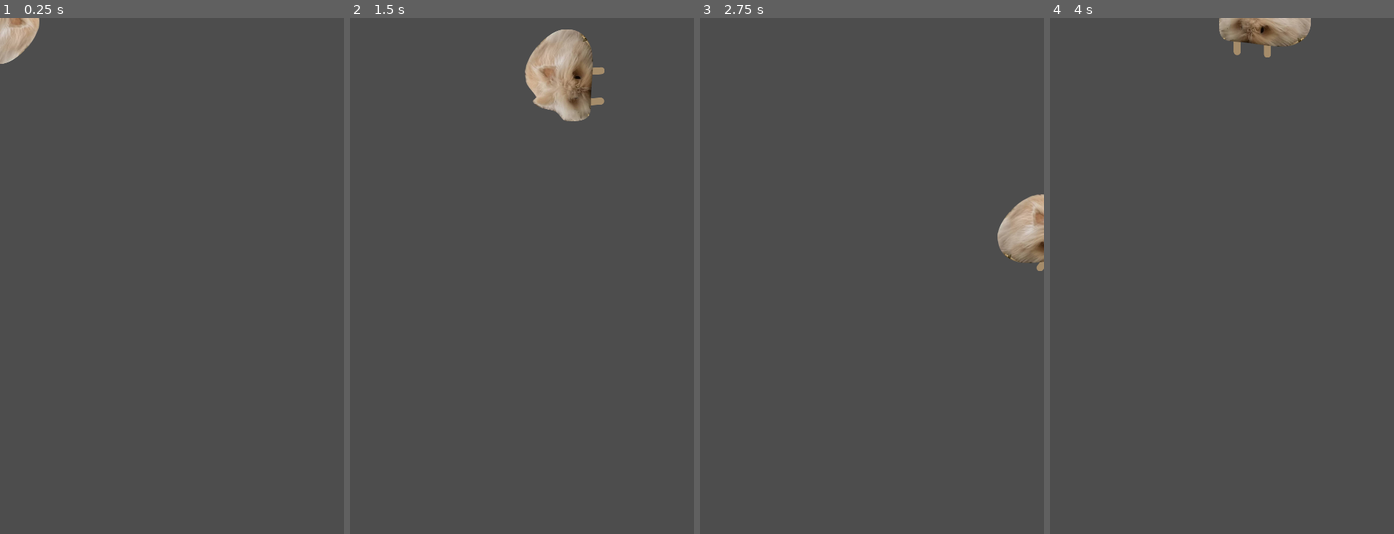
Above: before the commit, frames 1-4 (left to right).
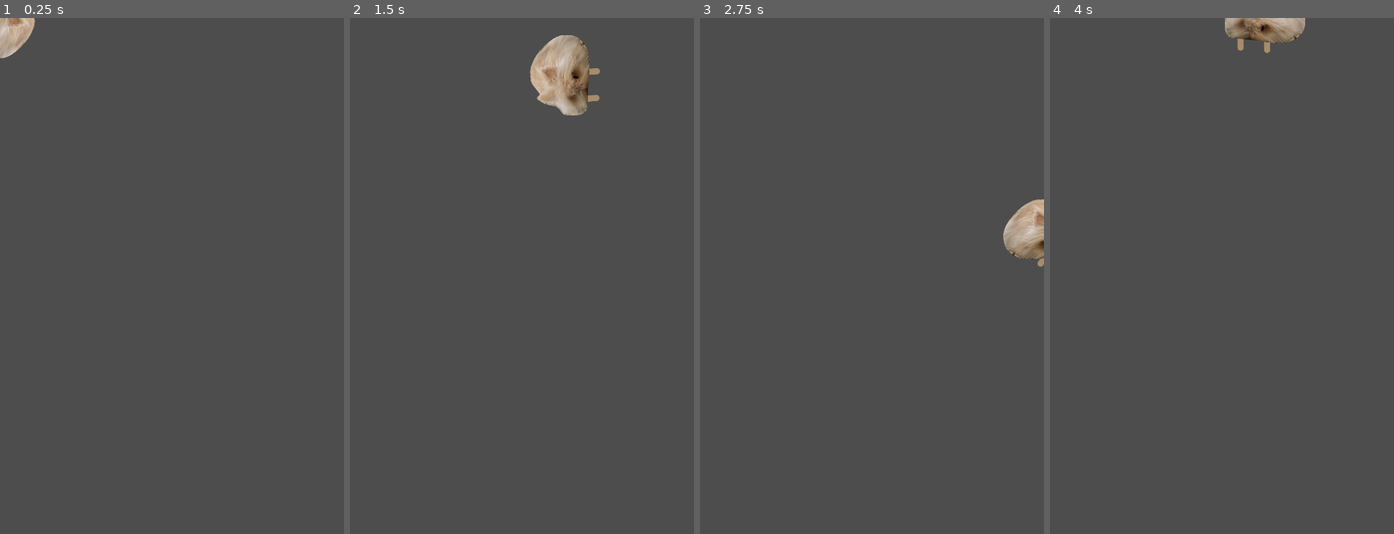
Above: after the commit, the same moments.

Repository: elsamuko/margret
Game: Godot game, scene res://player.tscn
The game is run twice, just before and just after one commit, with the same random seed, the same clock (stepped at 60 frames per second) and the same inputs. The project has no main scene, so this scene is started directly.
Inputs:
- Up to frame 1 (0.25 s): no input
- Up to frame 2 (1.5 s): tap Enter at 0.5 s; hold Right (move_right) 0.53-1.28 s; hold Down (move_down) from 1.28 s (still down)
- Up to frame 3 (2.75 s): release Down (move_down) at 2.03 s; hold Right (move_right) from 2.03 s (still down)
- Up to frame 4 (4 s): release Right (move_right) at 2.78 s; hold Up (move_up) 2.78-3.53 s; hold Left (move_left) from 3.53 s (still down)

The runs differ from the first frame. In frame 1, 0.3% of the frame differs, in the area x 0-12%, y 0-9%; in frame 2, 1.1%, in the area x 50-74%, y 2-20%; in frame 3, 0.5%; in frame 4, 0.6%.

Commit message:
chg: bigger main player

Diff:
--- a/player.tscn
+++ b/player.tscn
@@ -32,18 +32,21 @@
 }]
 
 [sub_resource type="CapsuleShape2D" id="CapsuleShape2D_c7tnl"]
-radius = 27.0
-height = 68.0
+radius = 94.0
+height = 188.0
 
 [node name="Player" type="Area2D"]
 scale = Vector2(0.5, 0.5)
 script = ExtResource("1_4xy07")
-metadata/_edit_group_ = true
 
 [node name="AnimatedSprite2D" type="AnimatedSprite2D" parent="."]
+scale = Vector2(0.878505, 0.878505)
 sprite_frames = SubResource("SpriteFrames_05jd0")
 animation = &"up"
-frame_progress = 0.43094
+frame = 1
+frame_progress = 0.319656
 
 [node name="CollisionShape2D" type="CollisionShape2D" parent="."]
 shape = SubResource("CapsuleShape2D_c7tnl")
+
+[connection signal="body_entered" from="." to="." method="_on_body_entered"]
